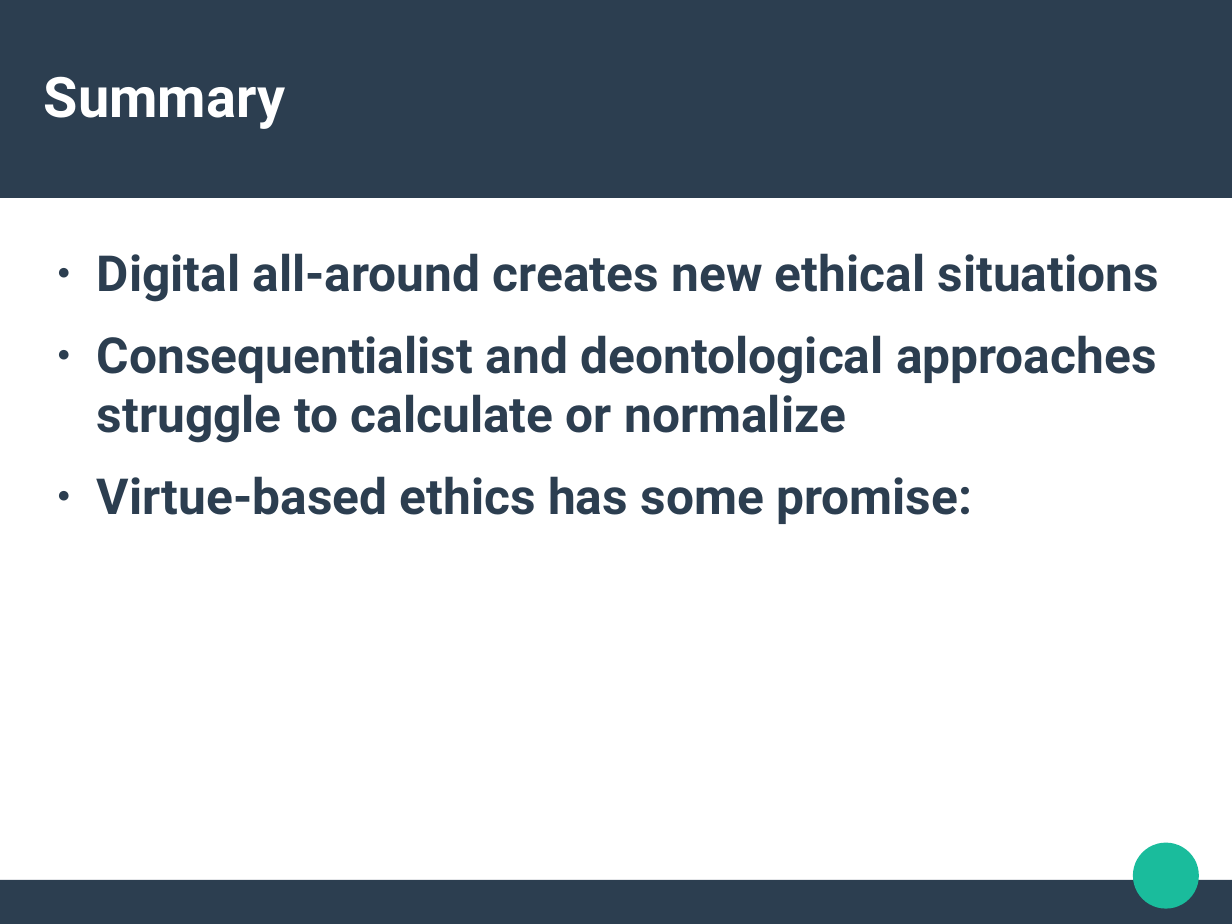
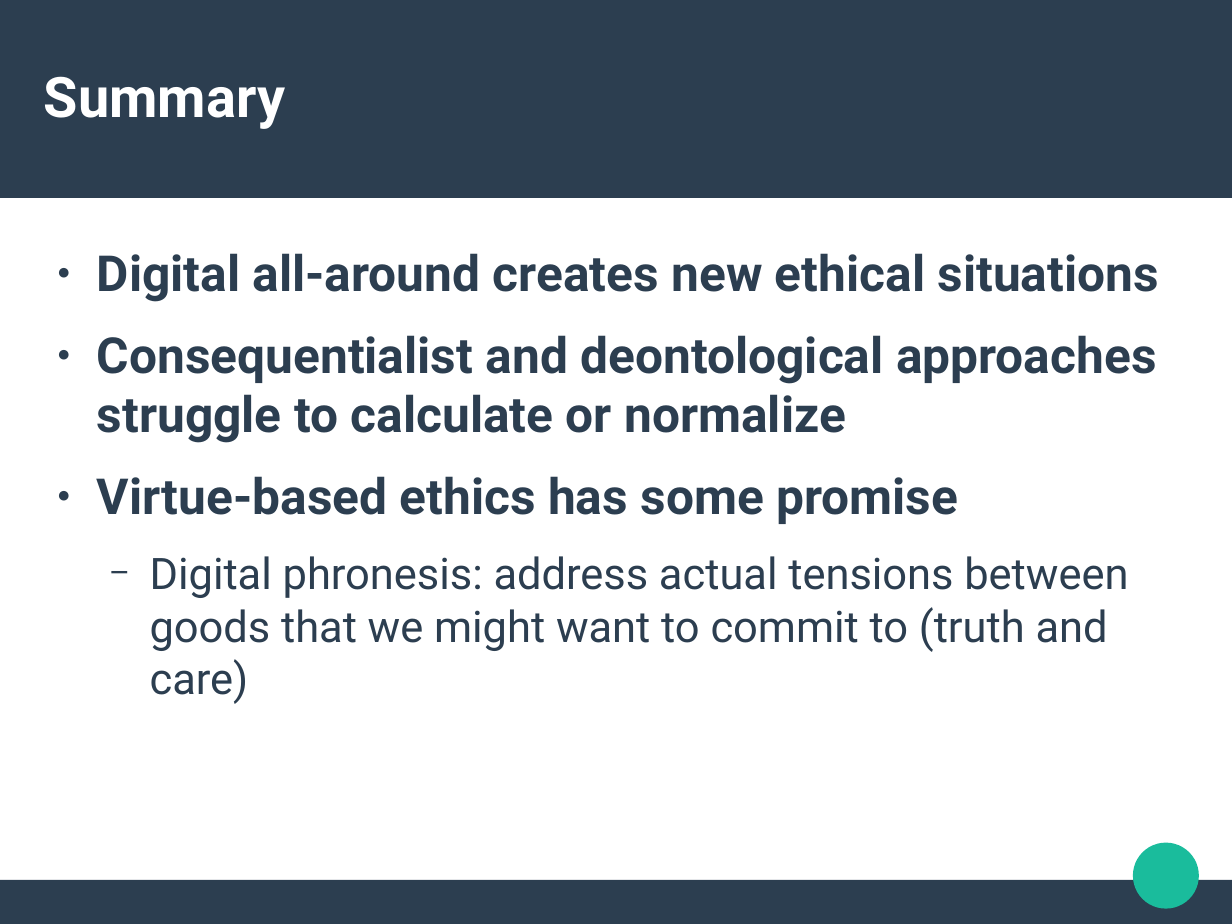
Before and after one commit to rian39/digital_ethics, a slide deck: slide 15 of digital_ethics_slides.odp. Drawn at 1232x924 pixels with LibreOffice and Linux fonts; fonts in the diff are those of the drawing. Boxes give left, top, right and bottom in pixels: in the first picture for what was removed or moved away, otherwise in the second. Text is boxed around its words. In the diff, an @@ line names an element or a change of style, - is before the commit and + after.

```diff
--- a/digital_ethics_slides.odp
+++ b/digital_ethics_slides.odp
@@ text at box(97, 476, 1128, 704): text changed; size 32 to 28 pt; bold off @@
-● Virtue-based ethics has some promise:
+● Virtue-based ethics has some promise
+  − Digital phronesis: address actual tensions between goods that we might want to commit to (truth and care)
```
Also in this commit, not shown: 3 other slides changed, 1 slide added.
